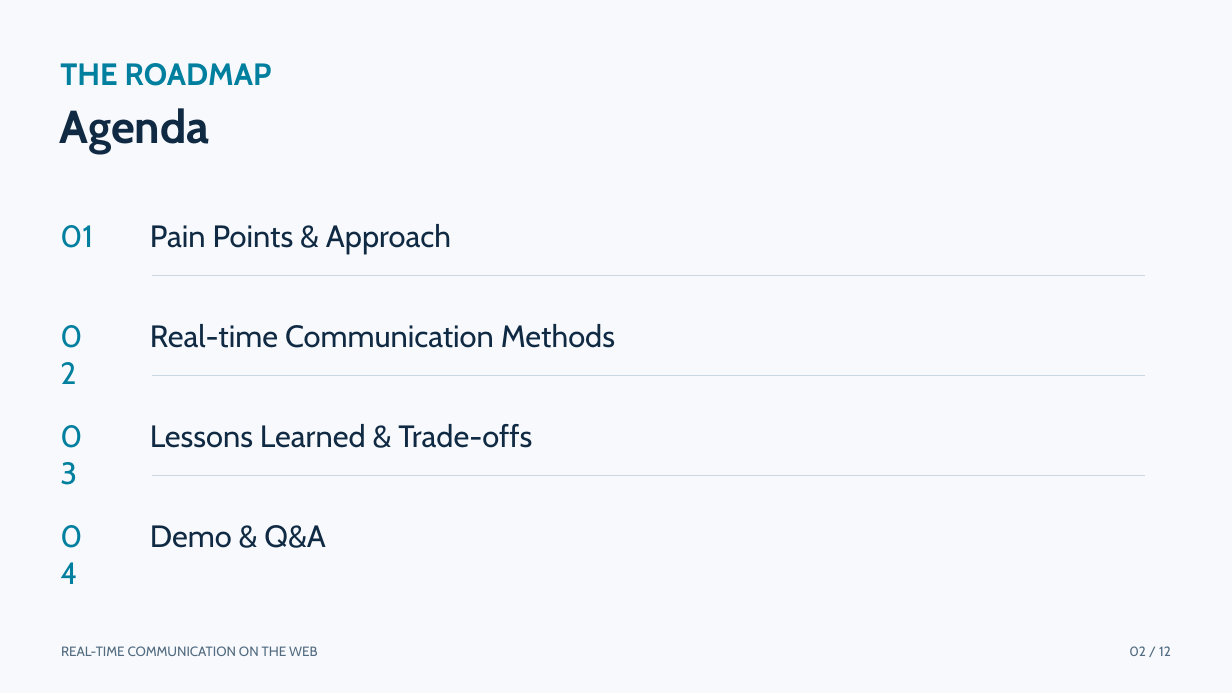
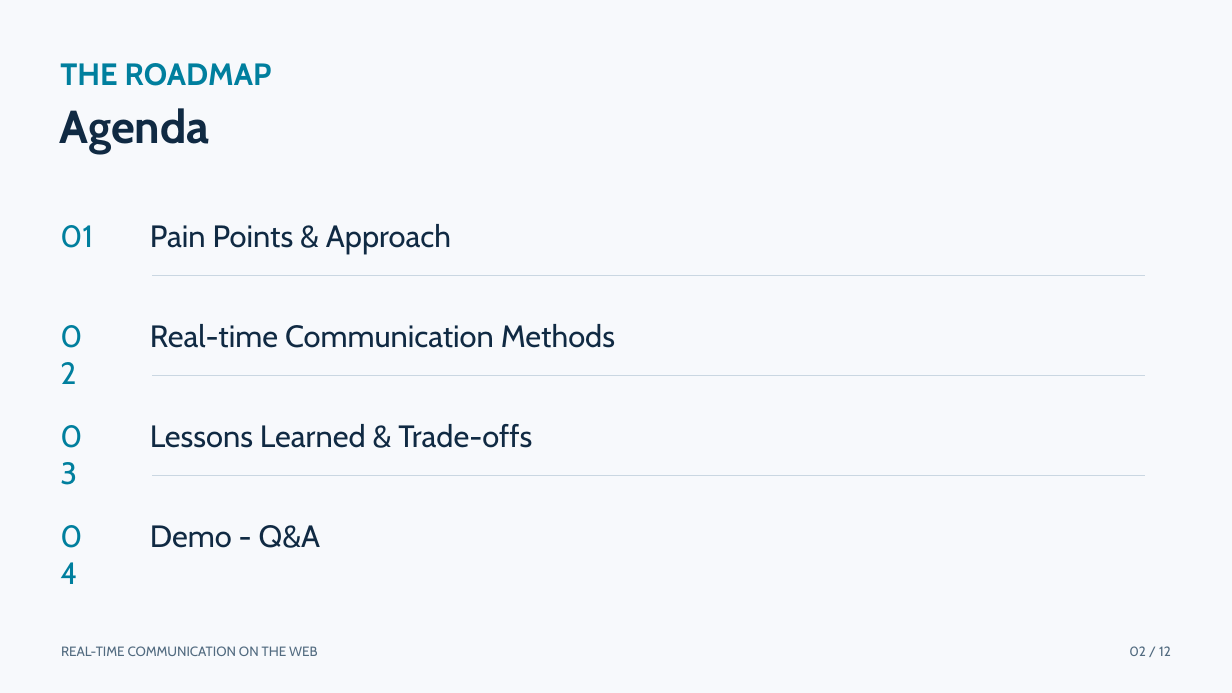
Before and after one commit to Daniiislo/ProtoLab, a slide deck: slide 2 of presentation/Real-time Communication on the Web.pptx. Drawn at 1232x693 pixels with LibreOffice and Linux fonts; fonts in the diff are those of the drawing. Boxes give left, top, right and bottom in pixels: in the first picture for what was removed or moved away, otherwise in the second. Text is boxed around its words. In the diff, an @@ line names an element or a change of style, - is before the commit and + after.

```diff
--- a/presentation/Real-time Communication on the Web.pptx
+++ b/presentation/Real-time Communication on the Web.pptx
@@ text at (150,525,320,548): text changed @@
-Demo & Q&A
+Demo - Q&A
```
Also in this commit, not shown: 2 other slides changed, 1 other file.
